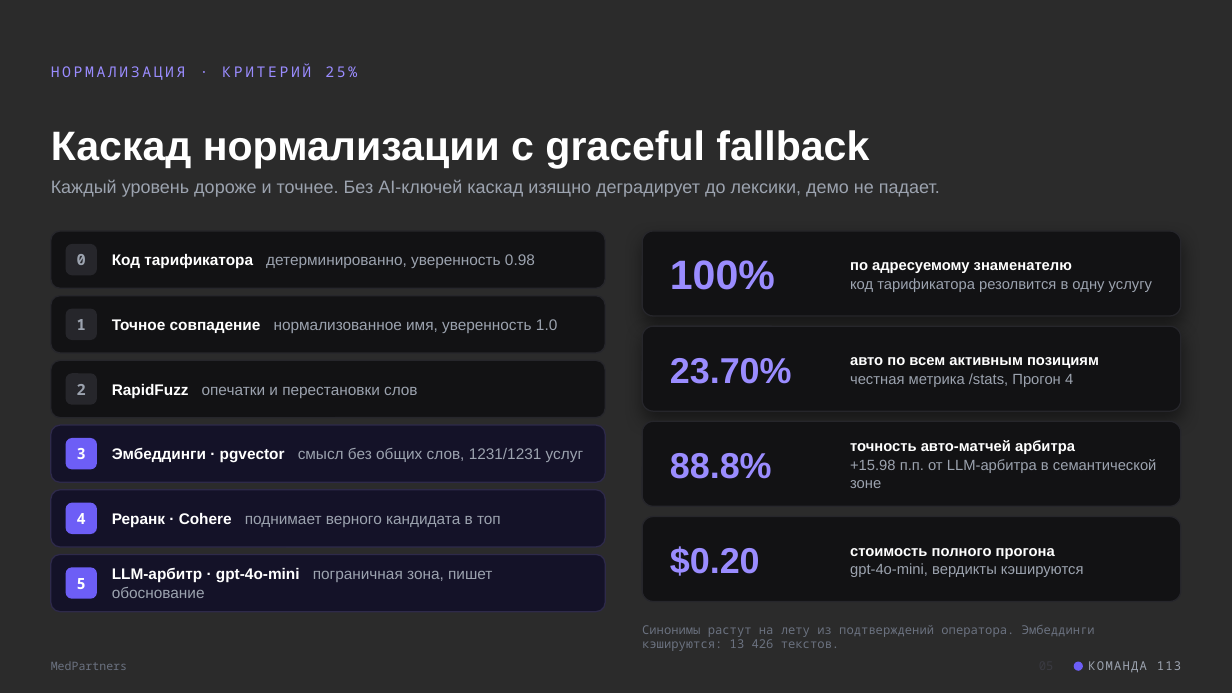
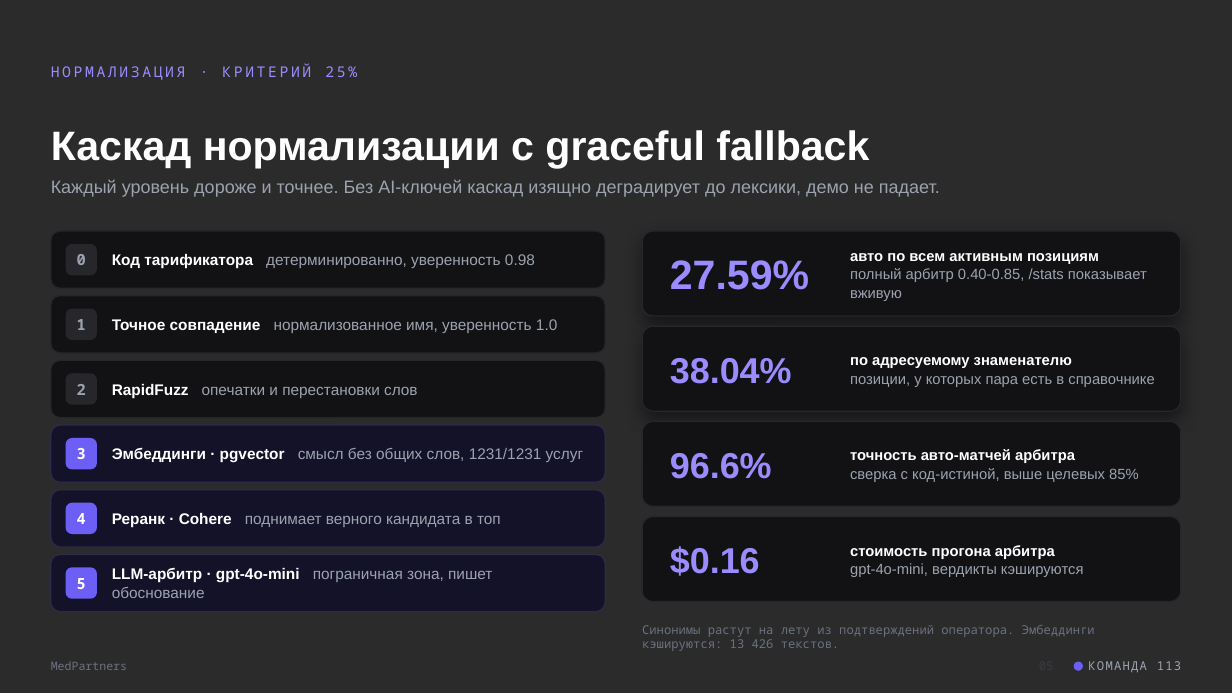
Before and after one commit to k4ssymzhomart/medarchive, a slide deck: slide 5 of docs_report/MedPartners_113.pptx. Drawn at 1232x693 pixels with LibreOffice and Linux fonts; fonts in the diff are those of the drawing; background and template pictures are left out; a plain dark background stands for a picture behind light text. Boxes give left, top, right and bottom in pixels: in the first picture for what was removed or moved away, otherwise in the second. Text is boxed around its words. In the diff, an @@ line names an element or a change of style, - is before the commit and + after.

Commit message:
Презентация: финальные числа нормализации (Прогон 5)
Слайды 5/8 на 27.59% / 38.04% / 96.6% синхронно с отчётом о качестве.

```diff
--- a/docs_report/MedPartners_113.pptx
+++ b/docs_report/MedPartners_113.pptx
@@ text at (670,260,809,290): text changed @@
-100%
+27.59%
@@ text at (850,253,1147,301): text changed @@
-по адресуемому знаменателю
-код тарификатора резолвится в одну услугу
+авто по всем активным позициям
+полный арбитр 0.40-0.85, /stats показывает вживую
@@ text at (670,358,792,384): text changed @@
-23.70%
+38.04%
@@ text at (850,357,1154,387): text changed @@
-авто по всем активным позициям
-честная метрика /stats, Прогон 4
+по адресуемому знаменателю
+позиции, у которых пара есть в справочнике
@@ text at (670,453,772,479): text changed @@
-88.8%
+96.6%
@@ text at (850,468,1139,482): text changed @@
-+15.98 п.п. от LLM-арбитра в семантической зоне
+сверка с код-истиной, выше целевых 85%
@@ text at (670,546,760,576): text changed @@
-$0.20
+$0.16
@@ text at (850,545,1055,559): text changed @@
-стоимость полного прогона
+стоимость прогона арбитра
```
Also in this commit, not shown: 1 other slide changed.
